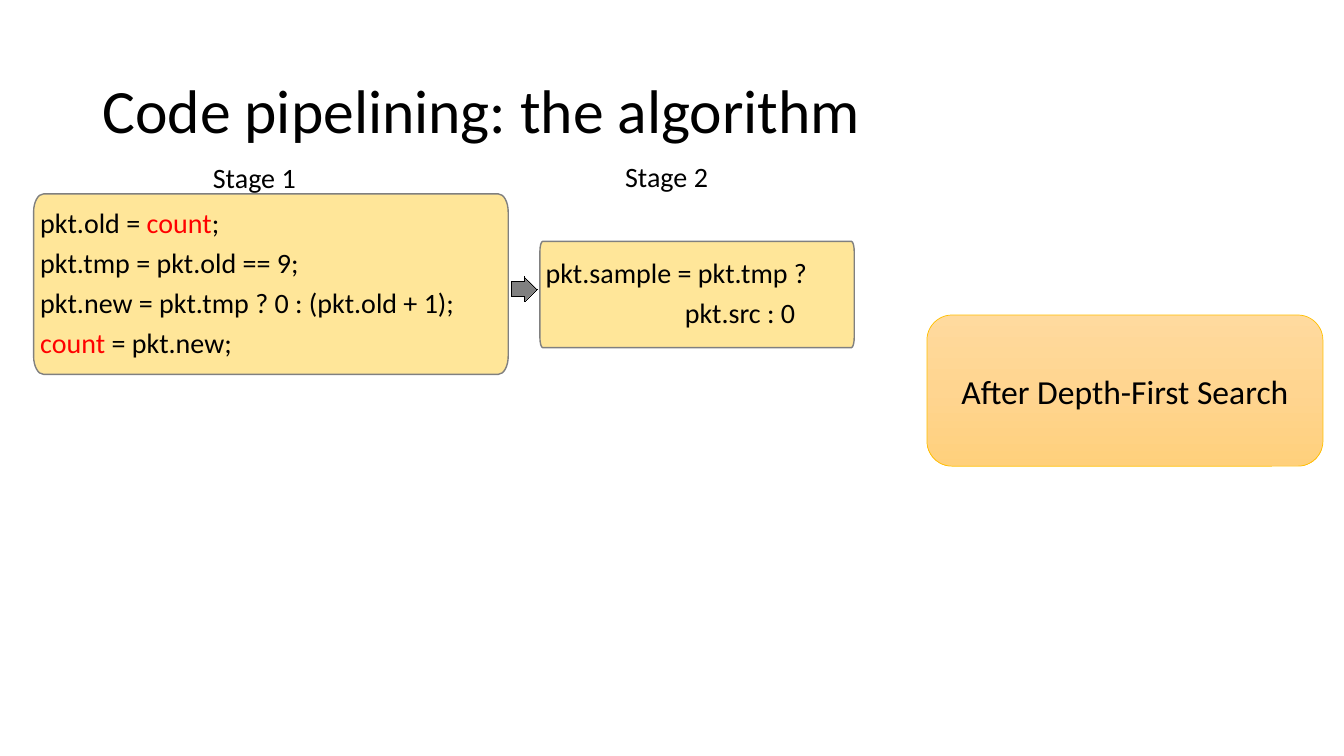
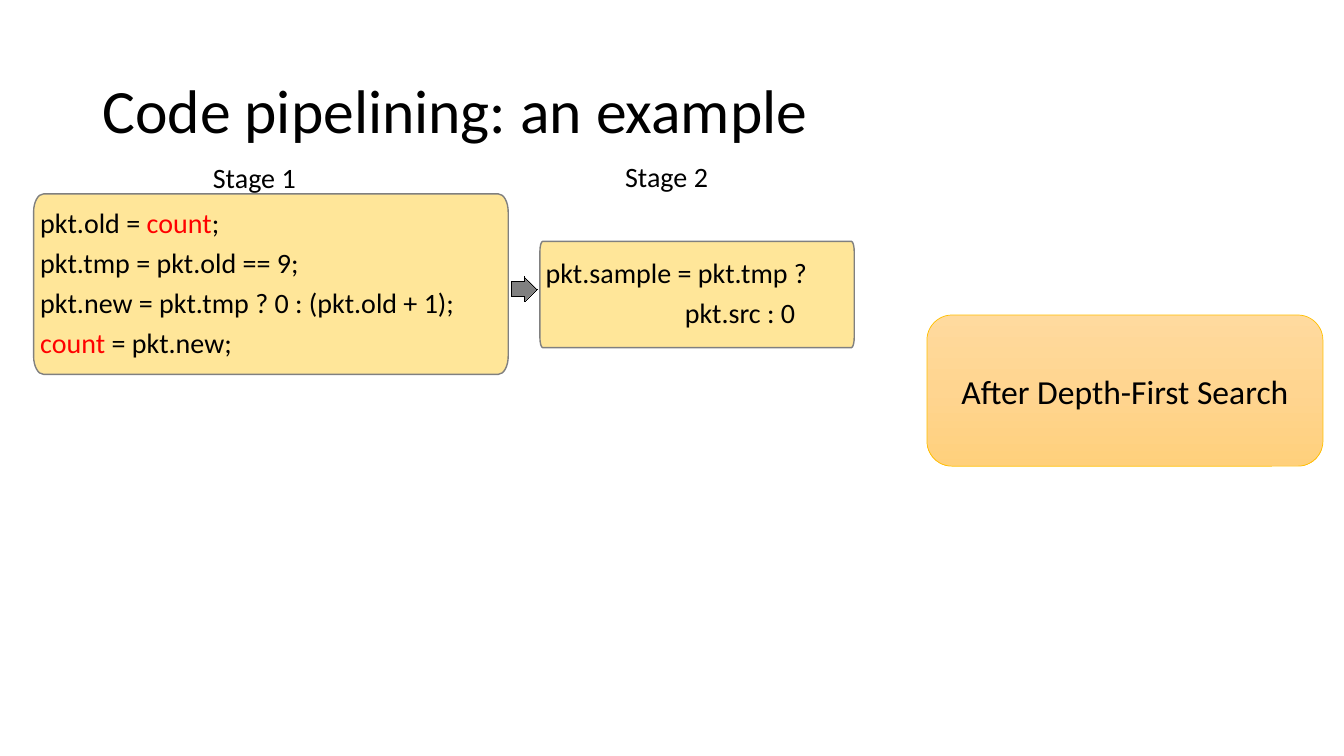
Before and after one commit to anirudhSK/pifo-domino-marple-ppts, a slide deck: slide 21 of combined_domino_pifo.pptx. Drawn at 1344x756 pixels with LibreOffice and Linux fonts; fonts in the diff are those of the drawing. Boxes give left, top, right and bottom in pixels: in the first picture for what was removed or moved away, otherwise in the second. Text is boxed around its words. In the diff, an @@ line names an element or a change of style, - is before the commit and + after.

```diff
--- a/combined_domino_pifo.pptx
+++ b/combined_domino_pifo.pptx
@@ title at (102, 90, 807, 144): text changed @@
-Code pipelining: the algorithm
+Code pipelining: an example
```
Also in this commit, not shown: 5 other slides changed.
